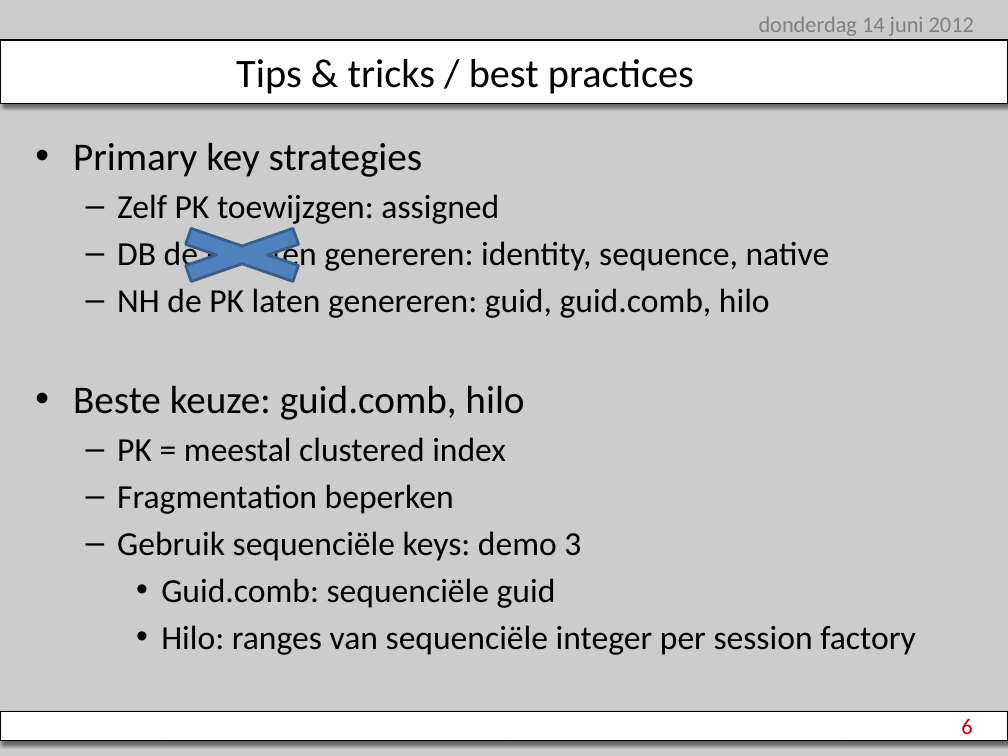
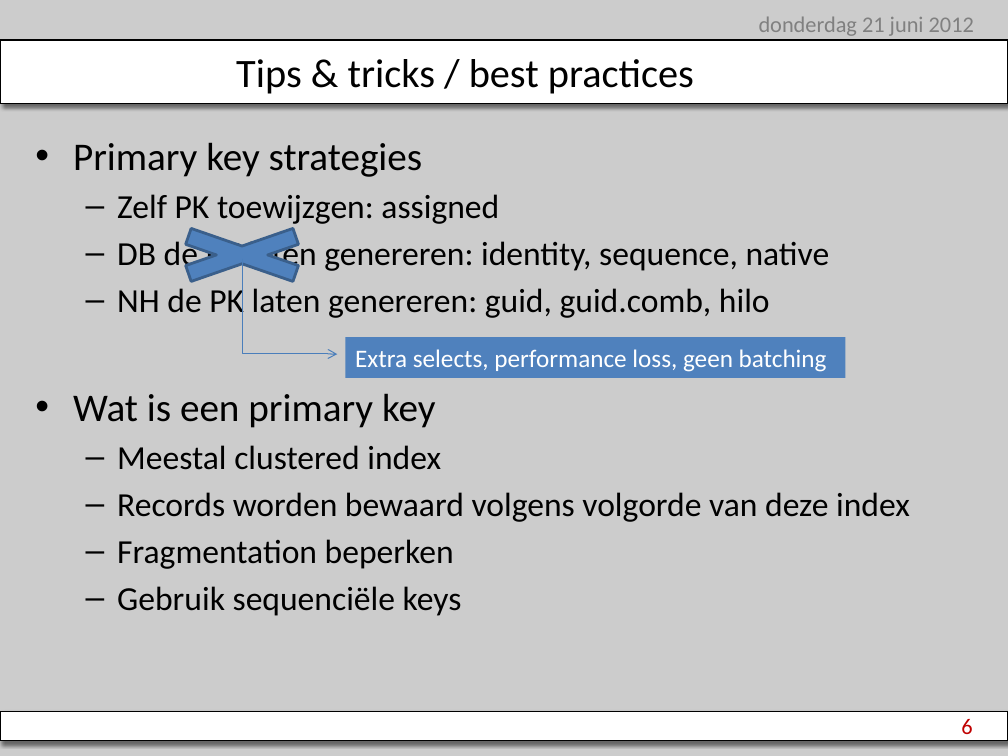
Before and after one commit to stevenlauwers22/NHibernate.QFrameBootcamp, a slide deck: slide 6 of NHibernateCourse.pptx. Drawn at 1008x756 pixels with LibreOffice and Linux fonts; fonts in the diff are those of the drawing; background and template pictures are left out. Boxes give left, top, right and bottom in pixels: in the first picture for what was removed or moved away, otherwise in the second. Text is boxed around its words. In the diff, an @@ line names an element or a change of style, - is before the commit and + after.

Commit message:
Updated presentation

```diff
--- a/NHibernateCourse.pptx
+++ b/NHibernateCourse.pptx
@@ text at <box>759,16,974,36</box>: text changed @@
-donderdag 14 juni 2012
+donderdag 21 juni 2012
@@ elbow arrow added from (242, 259) to (338, 354), #4B7EBC 0.75 pt @@
@@ rectangle added at <box>346,338,846,378</box>, fill #4F81BD, 18 pt, text #FFFFFF @@
+Extra selects, performance loss, geen batching
@@ text at <box>73,393,910,522</box>: text changed; size 28 to 24 pt @@
-• Beste keuze: guid.comb, hilo
-  – PK = meestal clustered index
+• Wat is een primary key
+  – Meestal clustered index
+  – Records worden bewaard volgens volgorde van deze index
@@ text at <box>117,586,462,616</box>: text changed @@
-  – Gebruik sequenciële keys: demo 3
-    • Guid.comb: sequenciële guid
-    • Hilo: ranges van sequenciële integer per session factory
+  – Gebruik sequenciële keys
```
Also in this commit, not shown: 11 other slides changed, 3 slides added, 9 other files.
